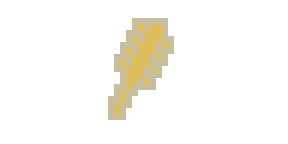
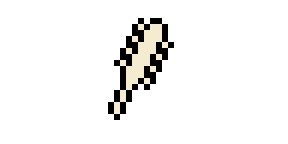
Comparing the layer stacks of the two (288, 144) images. Changes:
renamed "Grass copy #2" to "Yard", opacity 49% → 100%, moved it above "Grass copy #1", painted on it over (108, 18, 174, 120)
painted on "Grass copy #1" over (114, 24, 168, 114)
